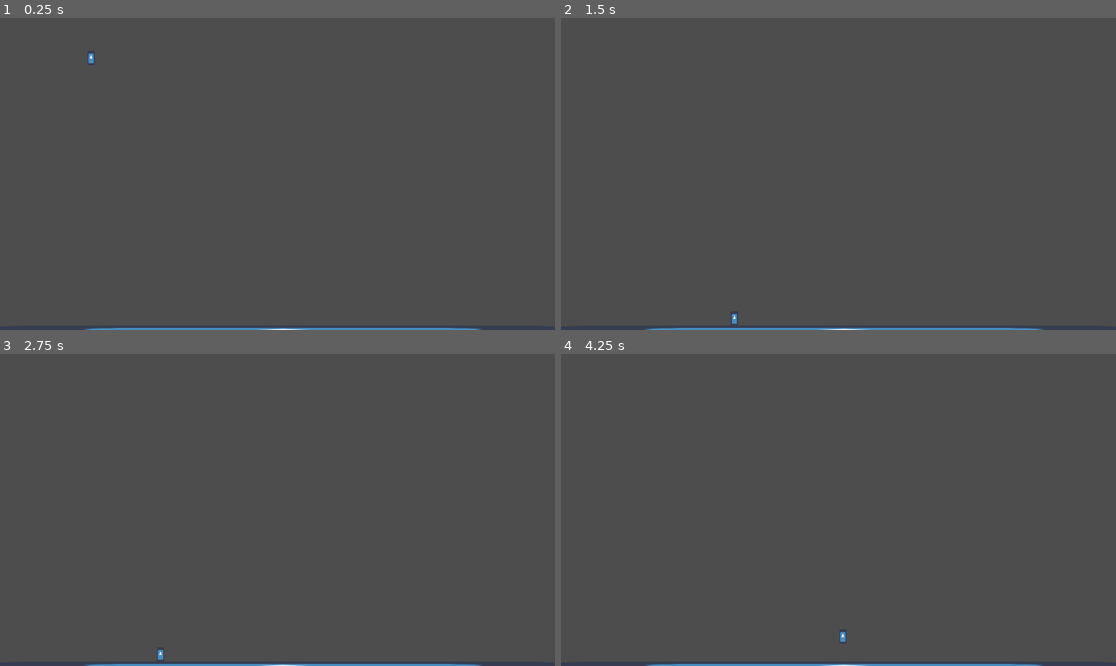
Above: before the commit, frames 1-4 (two rows, left to right).
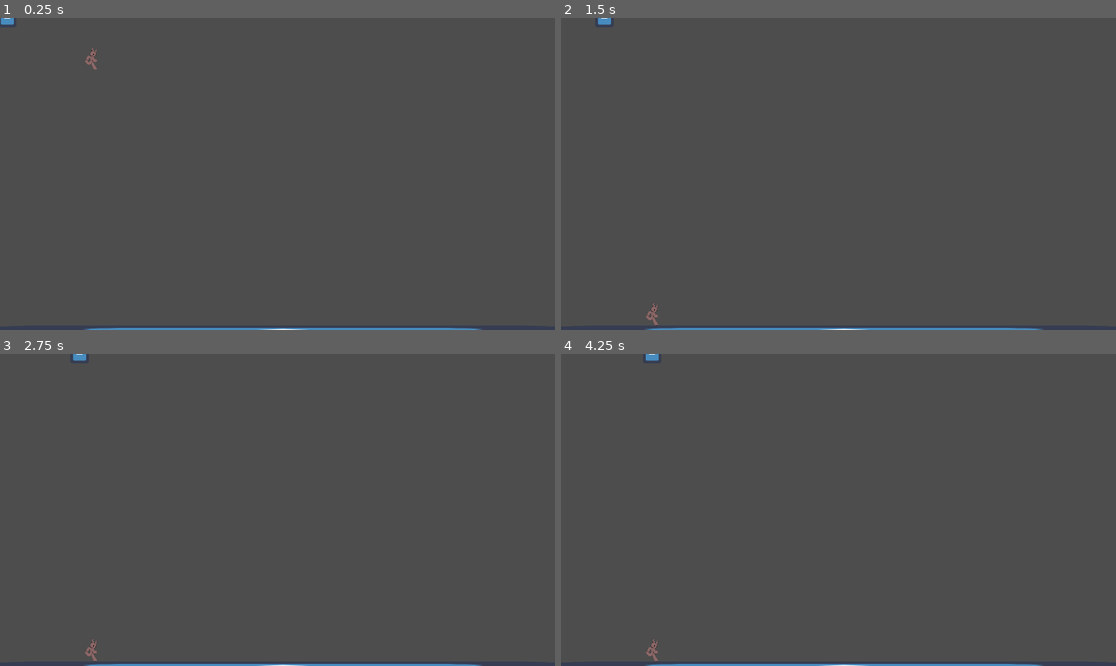
Above: after the commit, the same moments.

Repository: kokiheey/game-jam-repo
Game: Godot game, scene res://Main.tscn
Same seed, same stepped clock (60 frames per second), same inputs: the game is played once before the commit and once after it. The engine's default icon, where the game draws it, is replaced by a stand-in: a white triangle on a blue panel in a dark square.
Inputs:
- Up to frame 1 (0.25 s): no input
- Up to frame 2 (1.5 s): tap Enter (ui_accept) at 0.5, 0.77, 0.8, 1.07, 1.35 s; hold Right (ui_right) from 0.53 s (still down); tap Space at 0.6 s
- Up to frame 3 (2.75 s): tap Enter (ui_accept) at 1.52, 1.82, 2.3 s; tap Space at 1.55, 2.1 s; release Right (ui_right) at 2.03 s; hold Left (ui_left) from 2.03 s (still down)
- Up to frame 4 (4.25 s): tap Enter (ui_accept) at 2.75, 3.02, 3.32, 3.6, 3.77, 4.07 s; release Left (ui_left) at 2.78 s; hold Right (ui_right) from 2.78 s (still down); tap Space at 2.85 s

The runs differ from the first frame. In frame 1, 0.1% of the frame differs, in the area x 0-18%, y 0-17%; in frame 2, 0.2%; in frame 3, 0.2%; in frame 4, 0.2%, in the area x 15-52%, y 0-99%.

Commit message:
Implement boss, state machine and player sprites

Diff:
--- a/bossfightjam2025/Main.tscn
+++ b/bossfightjam2025/Main.tscn
@@ -1,15 +1,18 @@
-[gd_scene load_steps=4 format=3 uid="uid://cmfqil1osybnf"]
+[gd_scene load_steps=6 format=3 uid="uid://cmfqil1osybnf"]
 
 [ext_resource type="PackedScene" uid="uid://bx5am6i22cmw7" path="res://scenes/player.tscn" id="1_glv2v"]
 [ext_resource type="Texture2D" uid="uid://u1d5ss5couhj" path="res://icon.png" id="2_uu6xs"]
+[ext_resource type="PackedScene" uid="uid://ubkds85emg8o" path="res://scenes/input_controller.tscn" id="3_r0du0"]
+[ext_resource type="PackedScene" uid="uid://prixi2sgl0jr" path="res://scenes/boss.tscn" id="4_cm0pq"]
 
 [sub_resource type="RectangleShape2D" id="RectangleShape2D_glv2v"]
 size = Vector2(1920, 48)
 
 [node name="Main" type="Node2D"]
 
-[node name="player" parent="." instance=ExtResource("1_glv2v")]
+[node name="player" parent="." node_paths=PackedStringArray("inputController") instance=ExtResource("1_glv2v")]
 position = Vector2(315, 110)
+inputController = NodePath("../InputController")
 
 [node name="StaticBody2D" type="StaticBody2D" parent="."]
 position = Vector2(1016, 1080)
@@ -22,3 +25,8 @@
 [node name="CollisionShape2D" type="CollisionShape2D" parent="StaticBody2D"]
 position = Vector2(-56, 8)
 shape = SubResource("RectangleShape2D_glv2v")
+
+[node name="InputController" parent="." instance=ExtResource("3_r0du0")]
+
+[node name="Boss" parent="." node_paths=PackedStringArray("player") instance=ExtResource("4_cm0pq")]
+player = NodePath("../player")
--- a/bossfightjam2025/scenes/boss.tscn
+++ b/bossfightjam2025/scenes/boss.tscn
@@ -1,3 +1,34 @@
-[gd_scene format=3 uid="uid://prixi2sgl0jr"]
+[gd_scene load_steps=6 format=3 uid="uid://prixi2sgl0jr"]
 
-[node name="Boss" type="Node2D"]
+[ext_resource type="Script" uid="uid://dmked8swuhj33" path="res://scripts/boss.gd" id="1_dlmty"]
+[ext_resource type="PackedScene" uid="uid://dbd6g52vr8s2c" path="res://scenes/state_machine.tscn" id="2_neq0i"]
+[ext_resource type="Script" uid="uid://bnh8iwkky0scr" path="res://scripts/follow.gd" id="3_jncid"]
+[ext_resource type="Texture2D" uid="uid://u1d5ss5couhj" path="res://icon.png" id="4_qnbj4"]
+
+[sub_resource type="SpriteFrames" id="SpriteFrames_r3bxh"]
+animations = [{
+"frames": [{
+"duration": 1.0,
+"texture": ExtResource("4_qnbj4")
+}],
+"loop": true,
+"name": &"default",
+"speed": 5.0
+}]
+
+[node name="Boss" type="CharacterBody2D"]
+script = ExtResource("1_dlmty")
+SPEED = 100.0
+
+[node name="CollisionShape2D" type="CollisionShape2D" parent="."]
+
+[node name="StateMachine" parent="." node_paths=PackedStringArray("initial_state") instance=ExtResource("2_neq0i")]
+initial_state = NodePath("Follow")
+
+[node name="Follow" type="Node" parent="StateMachine" node_paths=PackedStringArray("boss")]
+script = ExtResource("3_jncid")
+boss = NodePath("../..")
+metadata/_custom_type_script = "uid://bnh8iwkky0scr"
+
+[node name="AnimatedSprite2D" type="AnimatedSprite2D" parent="."]
+sprite_frames = SubResource("SpriteFrames_r3bxh")
--- a/bossfightjam2025/scenes/input_controller.gd
+++ /dev/null
@@ -1,9 +0,0 @@
-extends Node
-class_name InputController
-
-signal primary()
-
-func _input(event):
-	if event is InputEventKey and event.pressed:
-		if event.scancode == KEY_SPACE:
-			primary.emit()
--- a/bossfightjam2025/scenes/input_controller.tscn
+++ b/bossfightjam2025/scenes/input_controller.tscn
@@ -1,6 +1,6 @@
 [gd_scene load_steps=2 format=3 uid="uid://ubkds85emg8o"]
 
-[ext_resource type="Script" uid="uid://b7m26udjlr7lw" path="res://scenes/input_controller.gd" id="1_6aakx"]
+[ext_resource type="Script" uid="uid://b7m26udjlr7lw" path="res://scripts/input_controller.gd" id="1_6aakx"]
 
 [node name="InputController" type="Node"]
 script = ExtResource("1_6aakx")
--- a/bossfightjam2025/scenes/player.gd
+++ /dev/null
@@ -1,13 +0,0 @@
-extends Node2D
-class_name Player
-@export var inputController : InputController
-
-func _ready():
-	inputController.primary.connect(_onPrimary)
-
-
-func _onPrimary():
-	attack()
-
-
-func attack():
--- a/bossfightjam2025/scenes/player.tscn
+++ b/bossfightjam2025/scenes/player.tscn
@@ -1,19 +1,57 @@
-[gd_scene load_steps=4 format=3 uid="uid://bx5am6i22cmw7"]
+[gd_scene load_steps=9 format=3 uid="uid://bx5am6i22cmw7"]
 
 [ext_resource type="Script" uid="uid://b4l1e5jgiq6cp" path="res://scripts/player.gd" id="1_g2els"]
-[ext_resource type="Texture2D" uid="uid://u1d5ss5couhj" path="res://icon.png" id="2_g2els"]
+[ext_resource type="Texture2D" uid="uid://b8diq0a1pbv0k" path="res://assets/sprites/sprite_sheets/spritesheet.png" id="2_g2els"]
 
 [sub_resource type="CapsuleShape2D" id="CapsuleShape2D_3vyb7"]
-radius = 8.0
+radius = 15.2382
+height = 52.0638
 
-[node name="player" type="CharacterBody2D"]
+[sub_resource type="AtlasTexture" id="AtlasTexture_qhqgy"]
+atlas = ExtResource("2_g2els")
+region = Rect2(0, 0, 256, 340)
+
+[sub_resource type="AtlasTexture" id="AtlasTexture_dqkch"]
+atlas = ExtResource("2_g2els")
+region = Rect2(256, 0, 256, 340)
+
+[sub_resource type="AtlasTexture" id="AtlasTexture_qlg0r"]
+atlas = ExtResource("2_g2els")
+region = Rect2(512, 0, 256, 340)
+
+[sub_resource type="AtlasTexture" id="AtlasTexture_tuyoq"]
+atlas = ExtResource("2_g2els")
+region = Rect2(768, 0, 256, 340)
+
+[sub_resource type="SpriteFrames" id="SpriteFrames_3vyb7"]
+animations = [{
+"frames": [{
+"duration": 1.0,
+"texture": SubResource("AtlasTexture_qhqgy")
+}, {
+"duration": 1.0,
+"texture": SubResource("AtlasTexture_dqkch")
+}, {
+"duration": 1.0,
+"texture": SubResource("AtlasTexture_qlg0r")
+}, {
+"duration": 1.0,
+"texture": SubResource("AtlasTexture_tuyoq")
+}],
+"loop": true,
+"name": &"default",
+"speed": 5.0
+}]
+
+[node name="player" type="CharacterBody2D" node_paths=PackedStringArray("_animatedSprite")]
 scale = Vector2(1.57499, 1.57499)
 script = ExtResource("1_g2els")
+_animatedSprite = NodePath("AnimatedSprite2D")
 
 [node name="CollisionShape2D" type="CollisionShape2D" parent="."]
 shape = SubResource("CapsuleShape2D_3vyb7")
 
-[node name="Sprite2D" type="Sprite2D" parent="CollisionShape2D"]
-position = Vector2(-2.38419e-07, -9.53674e-07)
-scale = Vector2(0.25, 0.5)
-texture = ExtResource("2_g2els")
+[node name="AnimatedSprite2D" type="AnimatedSprite2D" parent="."]
+position = Vector2(-0.634924, 0)
+scale = Vector2(0.153864, 0.153864)
+sprite_frames = SubResource("SpriteFrames_3vyb7")
--- /dev/null
+++ b/bossfightjam2025/scenes/state.tscn
@@ -0,0 +1,6 @@
+[gd_scene load_steps=2 format=3 uid="uid://dflvci317f0f1"]
+
+[ext_resource type="Script" uid="uid://b0ywl3sq3qisj" path="res://scripts/state.gd" id="1_ihbxb"]
+
+[node name="State" type="Node"]
+script = ExtResource("1_ihbxb")
--- /dev/null
+++ b/bossfightjam2025/scenes/state_machine.tscn
@@ -0,0 +1,6 @@
+[gd_scene load_steps=2 format=3 uid="uid://dbd6g52vr8s2c"]
+
+[ext_resource type="Script" uid="uid://bv02iexisq514" path="res://scripts/state_machine.gd" id="1_nj0rb"]
+
+[node name="StateMachine" type="Node"]
+script = ExtResource("1_nj0rb")
--- /dev/null
+++ b/bossfightjam2025/scripts/boss.gd
@@ -0,0 +1,9 @@
+extends CharacterBody2D
+class_name Boss
+
+@export var player: PlayerCharacter
+@export var SPEED: float
+
+
+func getTargetedPlayer() -> PlayerCharacter:
+	return player
--- /dev/null
+++ b/bossfightjam2025/scripts/follow.gd
@@ -0,0 +1,26 @@
+extends State
+class_name Follow
+
+@export var boss: Boss
+@onready var player := boss.getTargetedPlayer()
+var targetPosition : Vector2
+
+
+func Enter():
+	pass
+func Exit():
+	pass
+func Update():
+	if !player:
+		player = boss.getTargetedPlayer()
+	targetPosition = Vector2(player.position.x, boss.position.y)
+	var direction :=  targetPosition - boss.position
+	direction = direction.normalized()
+	boss.velocity = direction * boss.SPEED
+	print("kys nigga")
+	boss.move_and_slide()
+
+func _ready():
+	on_enter = Enter
+	on_exit = Exit
+	on_update = Update
--- /dev/null
+++ b/bossfightjam2025/scripts/input_controller.gd
@@ -0,0 +1,39 @@
+extends Node
+class_name InputController
+
+signal primary()
+signal axis(direction: Vector2)
+
+var left_axis : bool
+var right_axis : bool
+var up_axis : bool
+var down_axis : bool
+
+
+func _input(event):
+	if event is InputEventKey:
+		if event.pressed:
+			match event.keycode:
+				KEY_SPACE:
+					primary.emit()
+				KEY_A:
+					left_axis = true
+					_emit_axis()
+				KEY_D:
+					right_axis = true
+					_emit_axis()
+		else:
+			match event.keycode:
+				KEY_A:
+					left_axis = false
+					_emit_axis()
+				KEY_D:
+					right_axis = false
+					_emit_axis()
+
+func _emit_axis():
+	var x := 0
+	var y := 0
+	x = -int(left_axis) + int(right_axis)
+	y = -int(up_axis) + int(down_axis)
+	axis.emit(Vector2(x, y))
--- a/bossfightjam2025/scripts/player.gd
+++ b/bossfightjam2025/scripts/player.gd
@@ -1,25 +1,35 @@
 extends CharacterBody2D
+class_name PlayerCharacter
+@export var inputController : InputController
+@export var _animatedSprite : AnimatedSprite2D
+
+@export var SPEED = 300.0
+@export var JUMP_VELOCITY = -400.0
 
 
-const SPEED = 300.0
-const JUMP_VELOCITY = -400.0
+func jump():
+	if is_on_floor():
+		velocity.y = JUMP_VELOCITY
+
+func move(direction: Vector2):
+	velocity.x = direction.x * SPEED
 
 
+	if(direction != Vector2.ZERO):
+		_animatedSprite.play()
+	else:
+		_animatedSprite.stop()
+
+
+func _ready():
+	inputController.primary.connect(jump)
+	inputController.axis.connect(move)
+
 func _physics_process(delta: float) -> void:
-	# Add the gravity.
+	if(velocity.x < 0):
+		_animatedSprite.flip_h = true
+	else:
+		_animatedSprite.flip_h = false
 	if not is_on_floor():
 		velocity += get_gravity() * delta
-
-	# Handle jump.
-	if Input.is_action_just_pressed("ui_accept") and is_on_floor():
-		velocity.y = JUMP_VELOCITY
-
-	# Get the input direction and handle the movement/deceleration.
-	# As good practice, you should replace UI actions with custom gameplay actions.
-	var direction := Input.get_axis("ui_left", "ui_right")
-	if direction:
-		velocity.x = direction * SPEED
-	else:
-		velocity.x = move_toward(velocity.x, 0, SPEED)
-
 	move_and_slide()
--- /dev/null
+++ b/bossfightjam2025/scripts/state.gd
@@ -0,0 +1,12 @@
+extends Node
+class_name State
+
+signal StateTransitioned
+
+var on_enter: Callable
+var on_exit: Callable
+var on_update: Callable
+
+func enter(): if on_enter: on_enter.call()
+func exit(): if on_exit: on_exit.call()
+func update(): if on_update: on_update.call()
--- /dev/null
+++ b/bossfightjam2025/scripts/state_machine.gd
@@ -0,0 +1,34 @@
+extends Node
+class_name StateMachine
+
+
+var states: Dictionary = {}
+var current_state: State
+@export var initial_state: State
+func _ready():
+	for child in get_children():
+		if child is State:
+			states[child.name.to_lower()] = child
+			child.StateTransitioned.connect(on_state_changed)
+			if child == initial_state: current_state = child
+
+func _physics_process(delta: float) -> void:
+	Update()
+
+func AddStates(state : State):
+	states[state.name] = state
+
+func Update():
+	if current_state: current_state.update()
+
+func on_state_changed(state_name: String, new_state_name: String):
+	if state_name != new_state_name:
+		return
+
+	var new_state = states.get(new_state_name.to_lower())
+	if !new_state:
+		return
+
+	if current_state: current_state.exit()
+	current_state = new_state
+	current_state.enter()
Binary file added: bossfightjam2025/assets/sprites/sprite_sheets/spritesheet.png
Not shown, added: bossfightjam2025/assets/sprites/sprite_sheets/spritesheet.png.import
Not shown, removed: bossfightjam2025/scenes/player.gd.uid
Not shown, added: bossfightjam2025/scripts/boss.gd.uid
Not shown, added: bossfightjam2025/scripts/follow.gd.uid
Renamed: bossfightjam2025/scenes/input_controller.gd.uid -> bossfightjam2025/scripts/input_controller.gd.uid
Not shown, added: bossfightjam2025/scripts/state.gd.uid
Not shown, added: bossfightjam2025/scripts/state_machine.gd.uid
